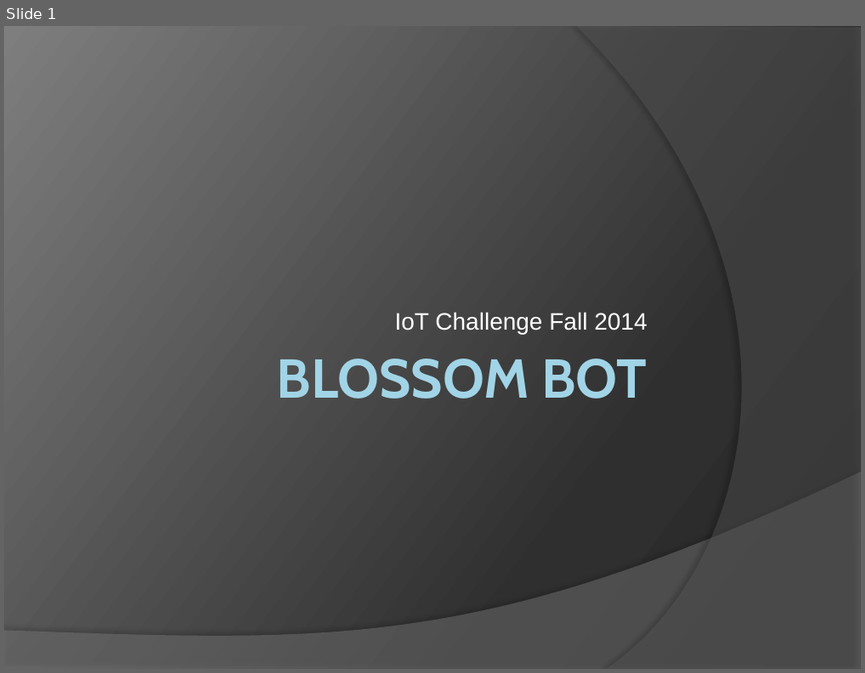
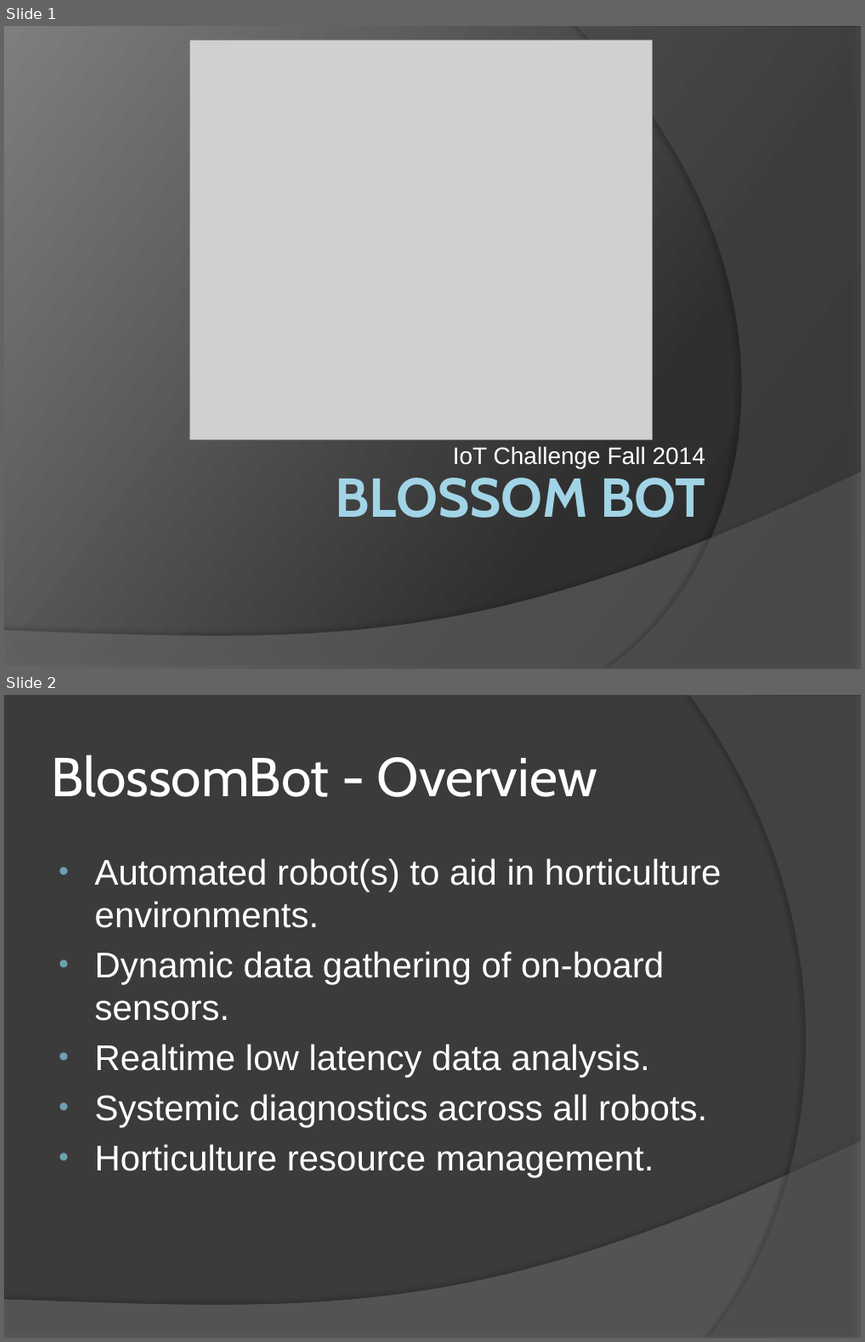
Before and after one commit to cliffconklin/ConklinBluemixDec, a slide deck: BlossomBot.pptx. Shown one above the other, each under a label of ours: slide 1 before the commit, slides 1 and 2 after it. The pictures are 865x673 and 865x1342 pixels, drawn with LibreOffice and Linux fonts; fonts in the diff are those of the drawing; grey boxes stand for pictures. Boxes give left, top, right and bottom in pixels: in the first picture for what was removed or moved away, otherwise in the second. Text is boxed around its words. In the diff, an @@ line names an element or a change of style, - is before the commit and + after.

```diff
--- a/BlossomBot.pptx
+++ b/BlossomBot.pptx
@@ slide 2 added at <box>4,695,861,1338</box>, background #3B3B3B; not listed: 1 template element that a slide beside it also shows @@
@@ freeform shape added at <box>689,695,861,1338</box>, fill #5E5E5E at 40% opacity @@
@@ title added at <box>51,755,597,797</box>, 46 pt, text #FFFFFF @@
+BlossomBot - Overview
@@ text added at <box>95,858,721,1177</box>, 30 pt, text #FFFFFF @@
+• Automated robot(s) to aid in horticulture environments.
+• Dynamic data gathering of on-board sensors.
+• Realtime low latency data analysis.
+• Systemic diagnostics across all robots.
+• Horticulture resource management.
@@ slide 1 changed as well @@
@@ picture added at <box>190,40,653,440</box> @@
@@ subtitle "IoT Challenge Fall 2014": place and size @@
-subtitle "IoT Challenge Fall 2014" at <box>395,312,647,334</box>
+subtitle "IoT Challenge Fall 2014" at <box>453,446,705,468</box>
@@ title "BLOSSOM BOT": place and size @@
-title "BLOSSOM BOT" at <box>277,358,647,398</box>
+title "BLOSSOM BOT" at <box>336,477,705,517</box>
```
Also in this commit, not shown: 5 other slides changed.
